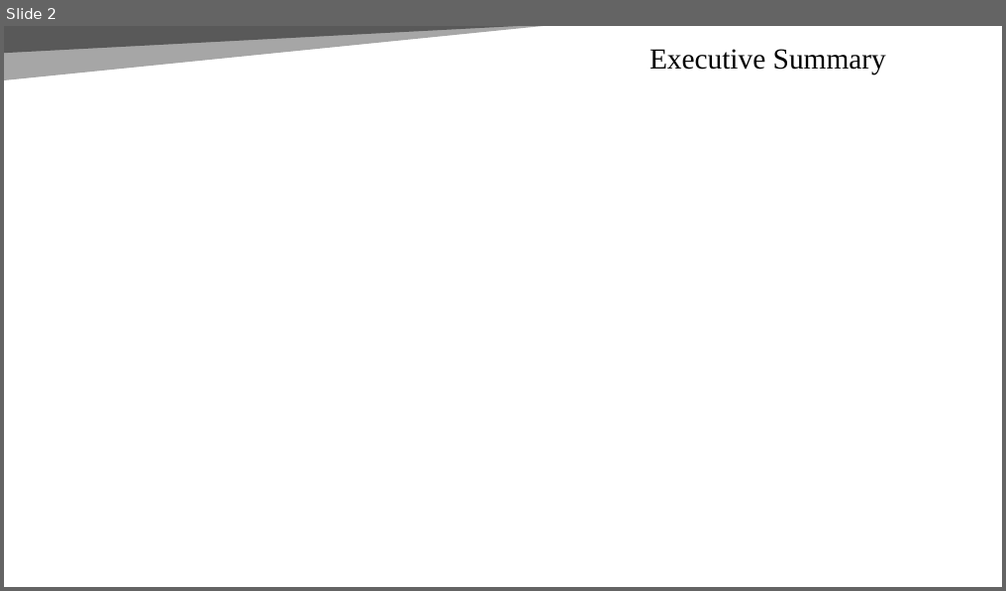
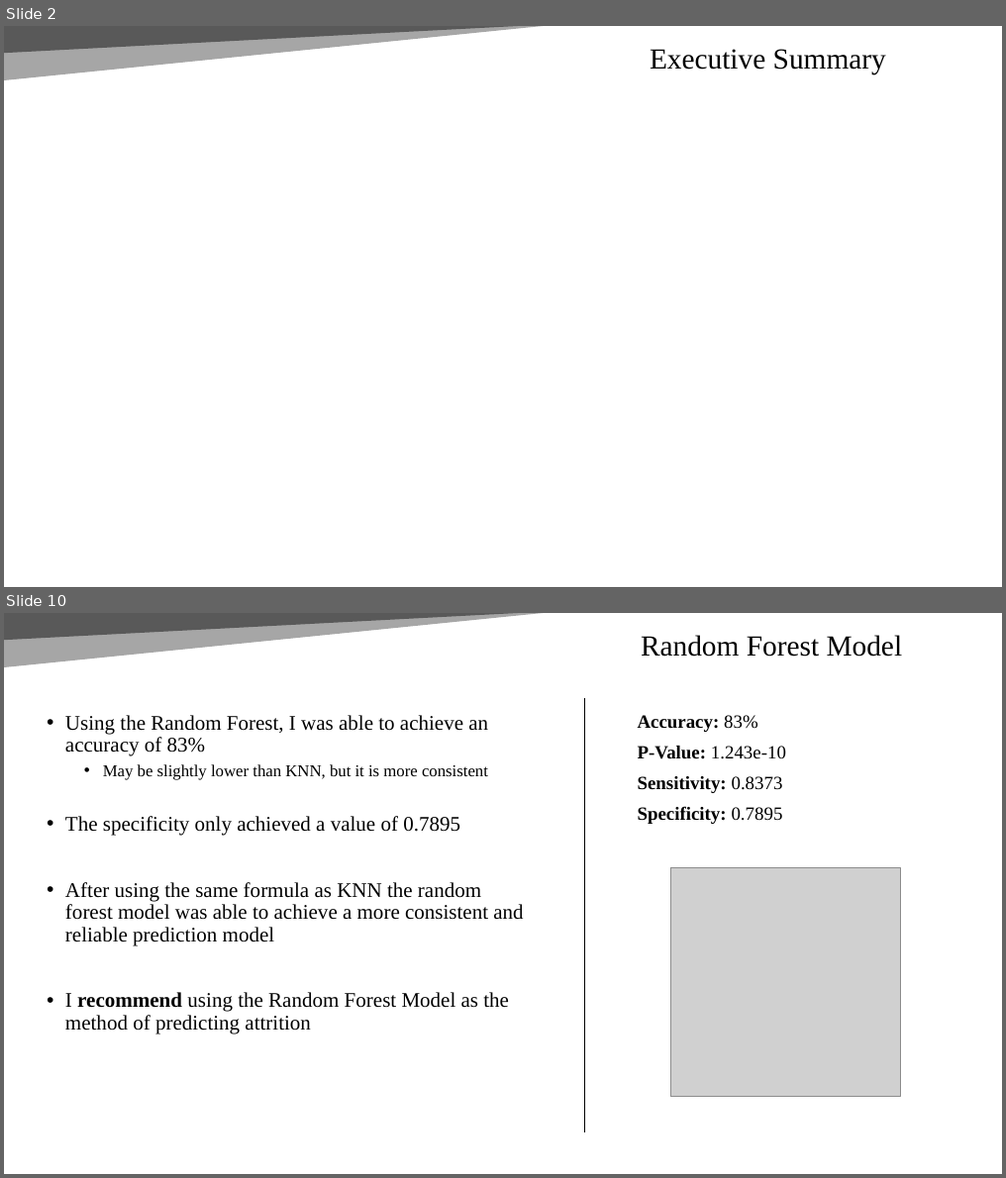
Before and after one commit to Abillelatus/CaseStudy2DDS, a slide deck: CaseStudy2DDS.pptx. Shown one above the other, each under a label of ours: slide 2 before the commit, slides 2 and 10 after it; the slides between them are not shown. The pictures are 1006x591 and 1006x1178 pixels, drawn with LibreOffice and Linux fonts; fonts in the diff are those of the drawing; grey boxes stand for pictures. Boxes give left, top, right and bottom in pixels: in the first picture for what was removed or moved away, otherwise in the second. Text is boxed around its words. In the diff, an @@ line names an element or a change of style, - is before the commit and + after.

Commit message:
Created Prediction Output

```diff
--- a/CaseStudy2DDS.pptx
+++ b/CaseStudy2DDS.pptx
@@ slide 10 added at bbox=[4, 613, 1002, 1174], background #FFFFFF; not listed: 2 template elements that a slide beside it also shows @@
@@ title added at bbox=[641, 635, 903, 657], 28 pt, text #000000 @@
+Random Forest Model
@@ line added from (584, 697) to (584, 1133), #000000 0.5 pt @@
@@ text added at bbox=[65, 715, 523, 1035], 20 pt, text #000000 @@
+• Using the Random Forest, I was able to achieve an accuracy of 83%
+  • May be slightly lower than KNN, but it is more consistent
+• The specificity only achieved a value of 0.7895
+• After using the same formula as KNN the random forest model was able to achieve a more consistent and reliable prediction model
+• I recommend using the Random Forest Model as the method of predicting attrition
@@ text added at bbox=[638, 715, 786, 824], 18 pt, text #000000, bold @@
+Accuracy: 83%
+P-Value: 1.243e-10
+Sensitivity: 0.8373
+Specificity: 0.7895
@@ picture added at bbox=[671, 867, 900, 1096] @@
```
Also in this commit, not shown: 9 other slides added, 4 other files.
